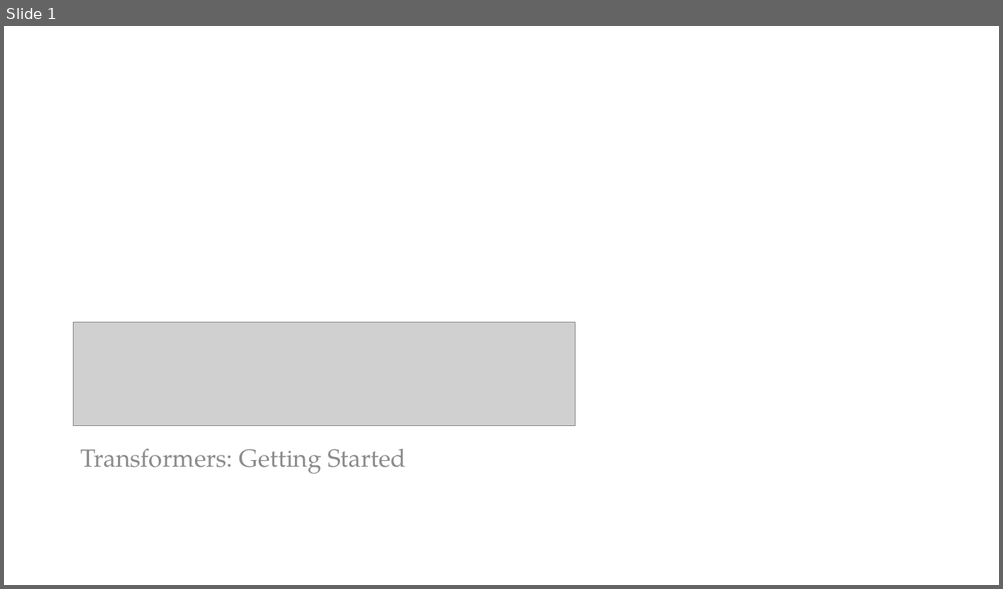
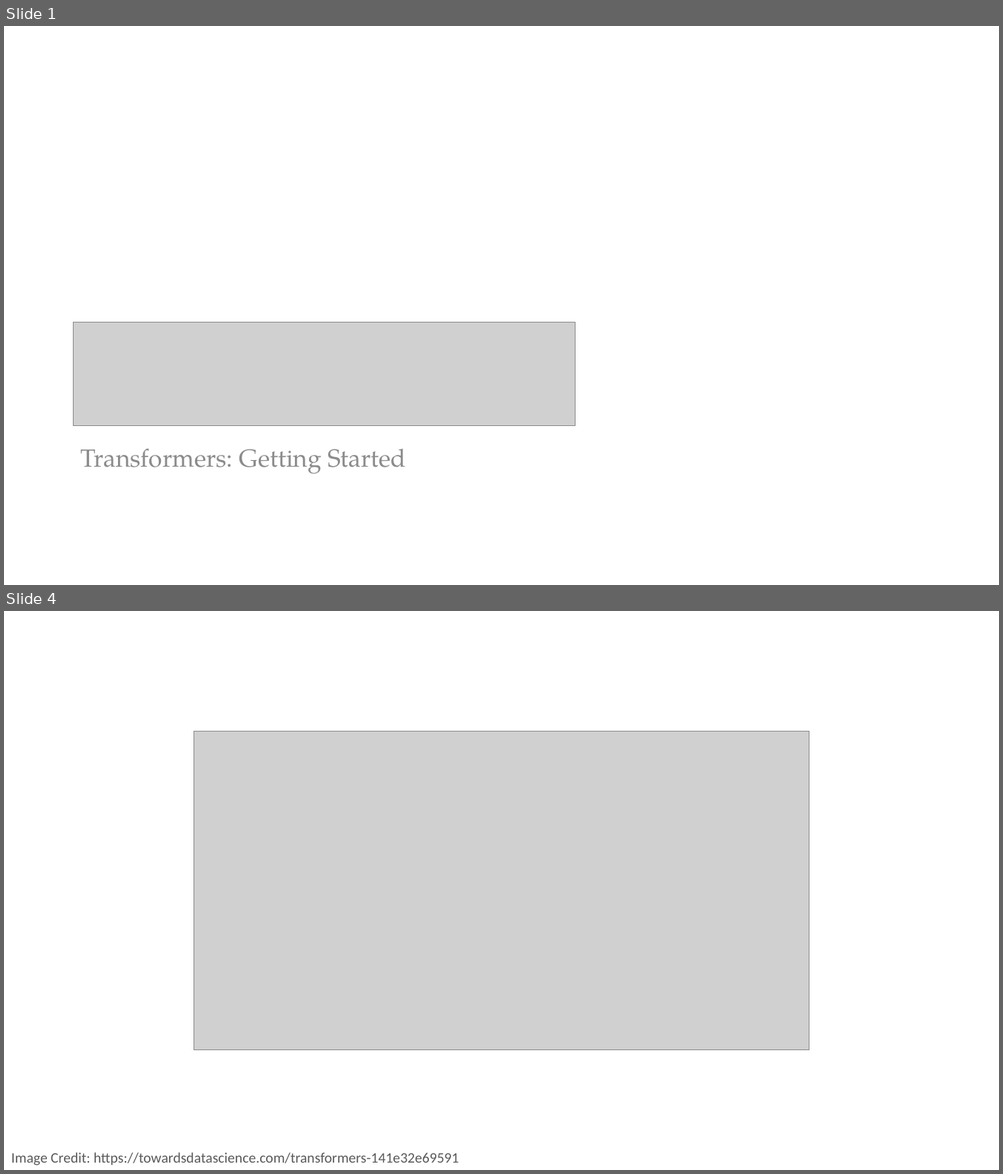
Before and after one commit to PracticumAI/transformers, a slide deck: presentations/01_transformers_intro.pptx. Shown one above the other, each under a label of ours: slide 1 before the commit, slides 1 and 4 after it; the slides between them are not shown. The pictures are 1003x589 and 1003x1174 pixels, drawn with LibreOffice and Linux fonts; fonts in the diff are those of the drawing; grey boxes stand for pictures. Boxes give left, top, right and bottom in pixels: in the first picture for what was removed or moved away, otherwise in the second. Text is boxed around its words. In the diff, an @@ line names an element or a change of style, - is before the commit and + after.

```diff
--- a/presentations/01_transformers_intro.pptx
+++ b/presentations/01_transformers_intro.pptx
@@ slide 4 added at box(4, 611, 999, 1170), background #FFFFFF @@
@@ picture added at box(193, 731, 809, 1051) @@
@@ text added at box(11, 1153, 458, 1166), 14 pt, text #595959 @@
+Image Credit: https://towardsdatascience.com/transformers-141e32e69591
```
Also in this commit, not shown: 1 slide changed, 4 other slides added, 7 slides removed, 2 other files.
